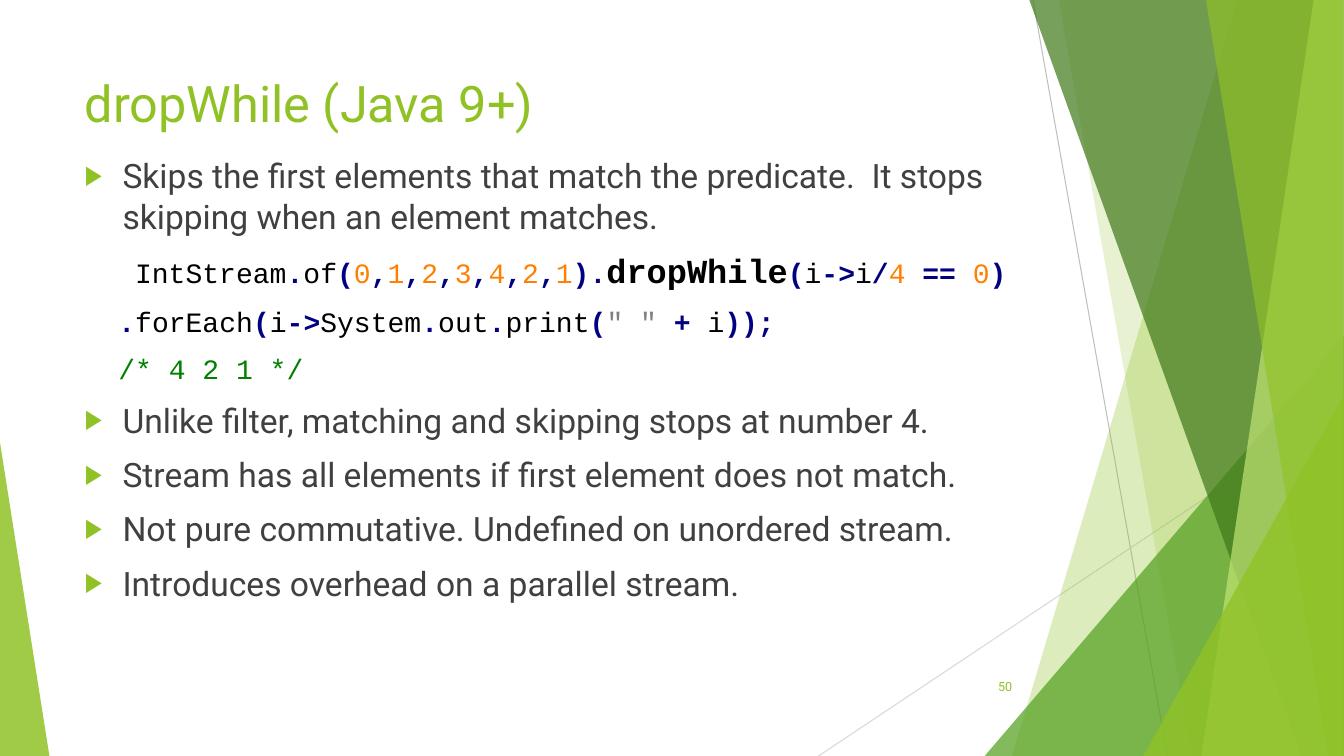
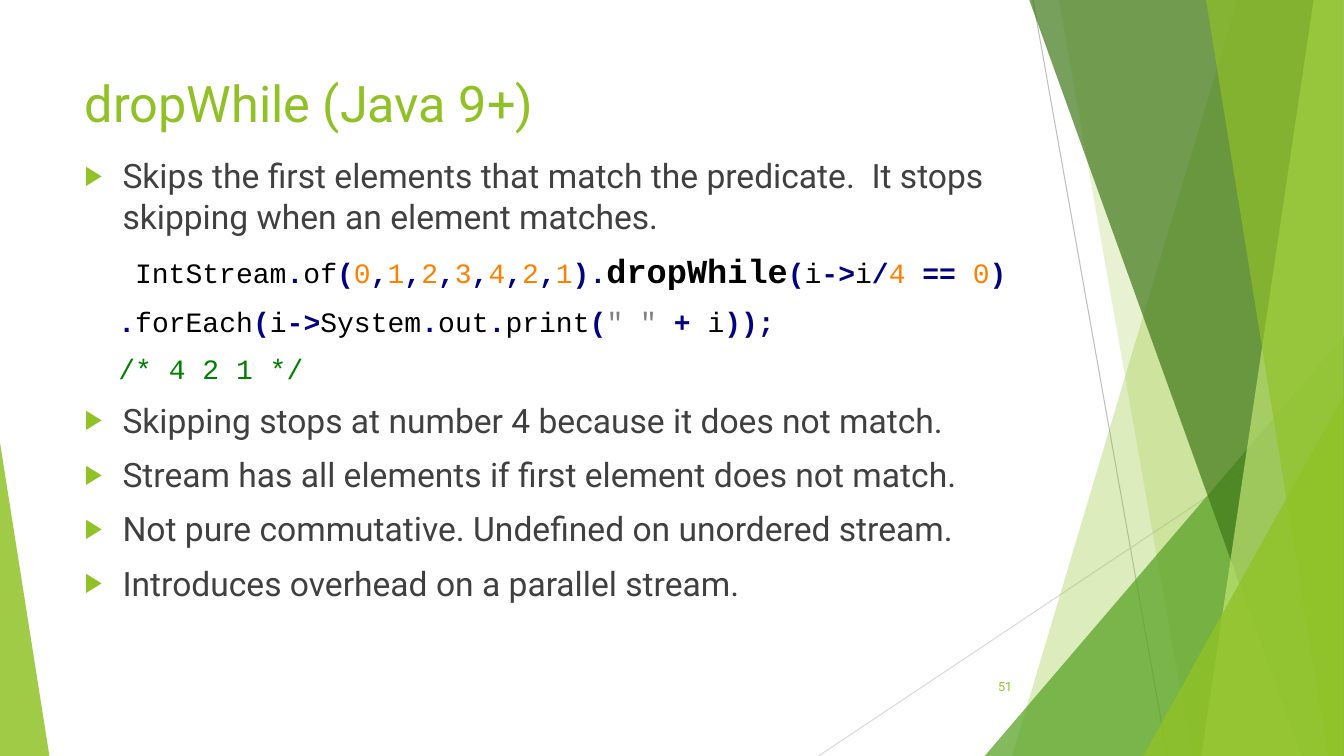
Before and after one commit to RichardRoda/2017-CodePaLOUsa-Lambda, a slide deck: slide 51 of Learning to Love the Lambda in the Stream.pptx (slide 50 before the commit). Drawn at 1344x756 pixels with LibreOffice and Linux fonts; fonts in the diff are those of the drawing. Boxes give left, top, right and bottom in pixels: in the first picture for what was removed or moved away, otherwise in the second. Text is boxed around its words. In the diff, an @@ line names an element or a change of style, - is before the commit and + after.

```diff
--- a/Learning to Love the Lambda in the Stream.pptx
+++ b/Learning to Love the Lambda in the Stream.pptx
@@ text at [123, 408, 943, 440]: text changed @@
-▶ Unlike filter, matching and skipping stops at number 4.
+▶ Skipping stops at number 4 because it does not match.
@@ page number at [998, 682, 1012, 691]: text changed @@
-50
+51
```
Also in this commit, not shown: 16 other slides changed, 1 slide added.
